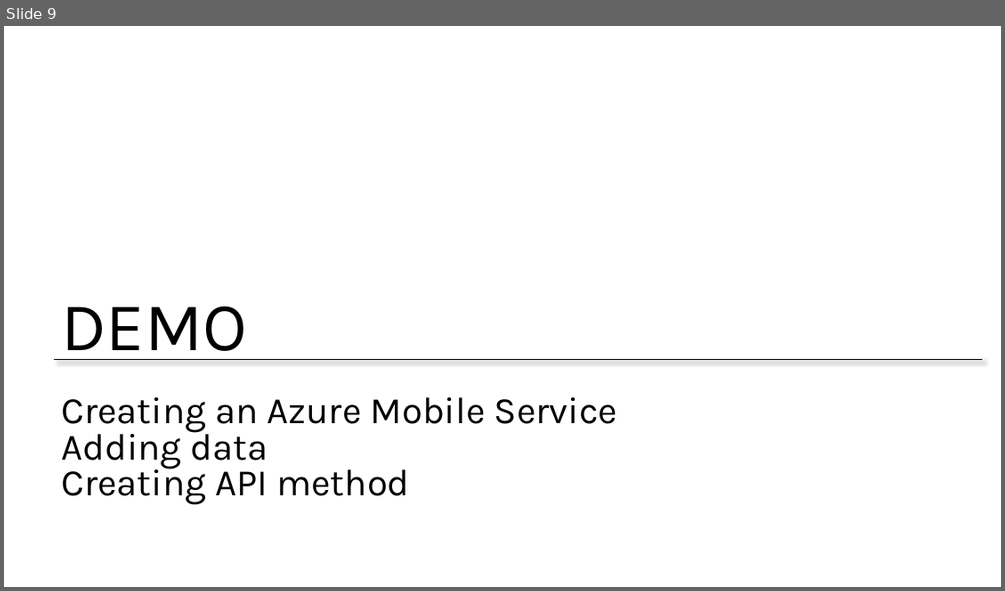
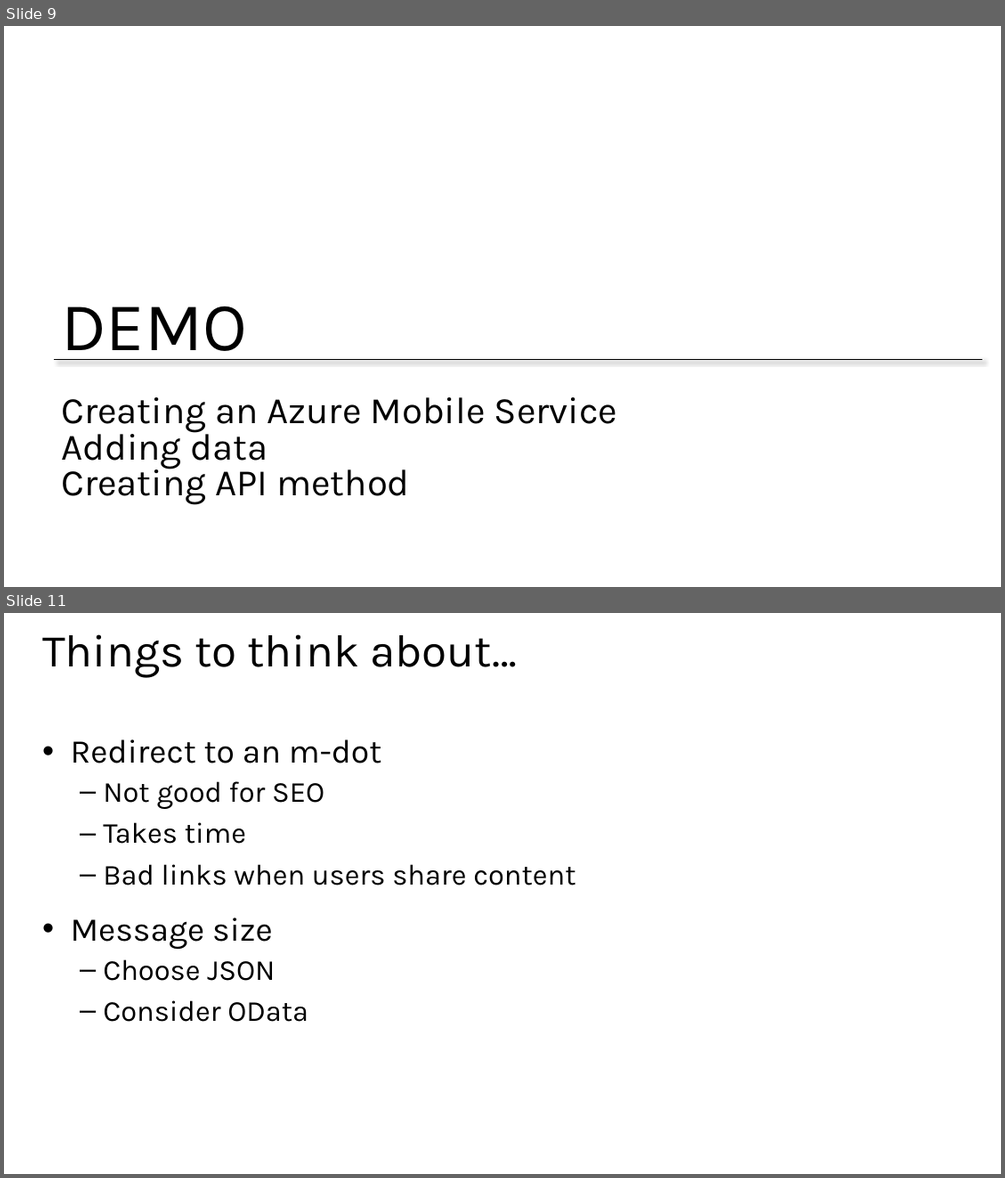
Before and after one commit to CharaD7/FrayedKnot, a slide deck: Slides/M4 Server.pptx. Shown one above the other, each under a label of ours: slide 9 before the commit, slides 9 and 11 after it; the slides between them are not shown. The pictures are 1005x591 and 1005x1178 pixels, drawn with LibreOffice and Linux fonts; fonts in the diff are those of the drawing; background and template pictures are left out. Boxes give left, top, right and bottom in pixels: in the first picture for what was removed or moved away, otherwise in the second. Text is boxed around its words. In the diff, an @@ line names an element or a change of style, - is before the commit and + after.

```diff
--- a/Slides/M4 Server.pptx
+++ b/Slides/M4 Server.pptx
@@ slide 11 added at [4, 613, 1001, 1174], background #FFFFFF @@
@@ title added at [42, 634, 517, 677], 44 pt, text #000000 @@
+Things to think about…
@@ text added at [71, 739, 575, 1022], 28 pt, text #000000 @@
+• Redirect to an m-dot
+  – Not good for SEO
+  – Takes time
+  – Bad links when users share content
+• Message size
+  – Choose JSON
+  – Consider OData
```
Also in this commit, not shown: 3 slides changed, 2 other slides added.
